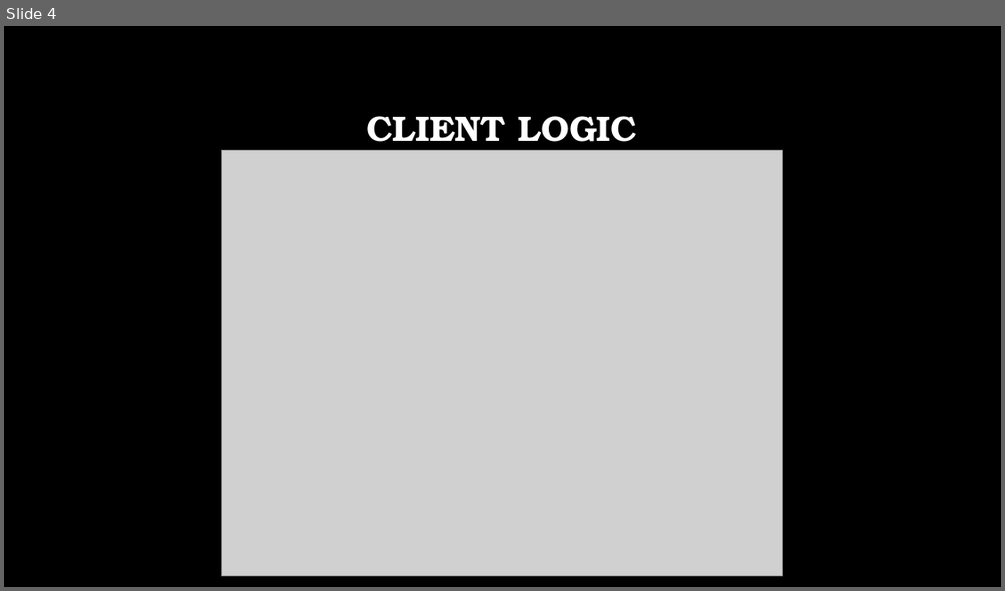
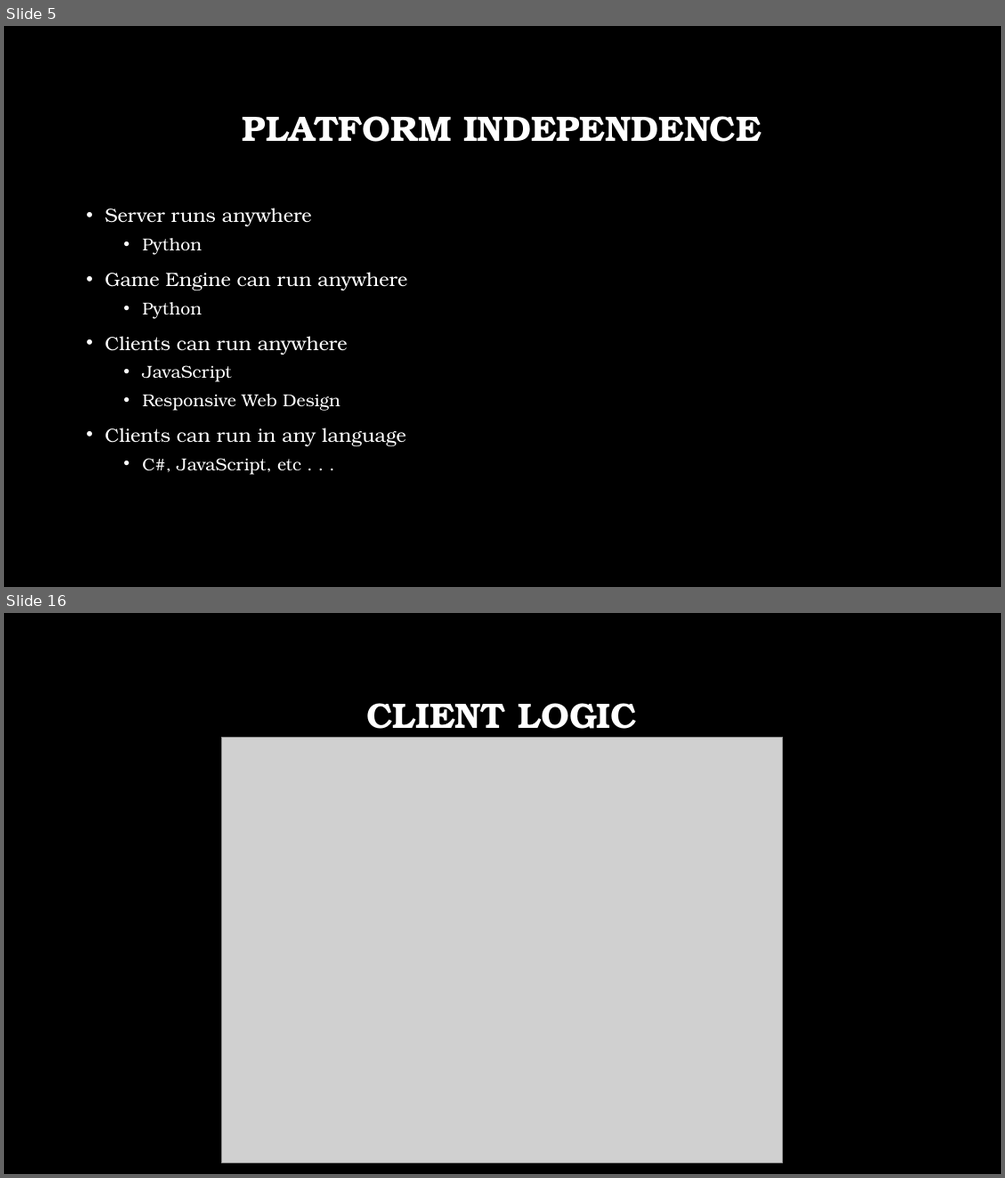
Before and after one commit to DragonRider0o0/CS-4670-Project, a slide deck: CS 4670 – Final Project.pptx. Shown one above the other, each under a label of ours: slide 4 before the commit, slides 5 and 16 after it; the slides between them are not shown. The pictures are 1005x591 and 1005x1178 pixels, drawn with LibreOffice and Linux fonts; fonts in the diff are those of the drawing; grey boxes stand for pictures; background and template pictures are left out. Boxes give left, top, right and bottom in pixels: in the first picture for what was removed or moved away, otherwise in the second. Text is boxed around its words. In the diff, an @@ line names an element or a change of style, - is before the commit and + after.

```diff
--- a/CS 4670 – Final Project.pptx
+++ b/CS 4670 – Final Project.pptx
@@ slide 5 added at [4,26,1001,587], background picture (left out) @@
@@ title added at [243,116,761,142], 34 pt, text #FFFFFF, bold @@
+PLATFORM INDEPENDENCE
@@ text added at [105,208,407,475], 18.5 pt, text #FFFFFF @@
+• Server runs anywhere
+  • Python
+• Game Engine can run anywhere
+  • Python
+• Clients can run anywhere
+  • JavaScript
+  • Responsive Web Design
+• Clients can run in any language
+  • C#, JavaScript, etc . . .
@@ what was slide 4 is now slide 16 @@
```
Also in this commit, not shown: 4 slides changed, 14 other slides added, 6 other files.
